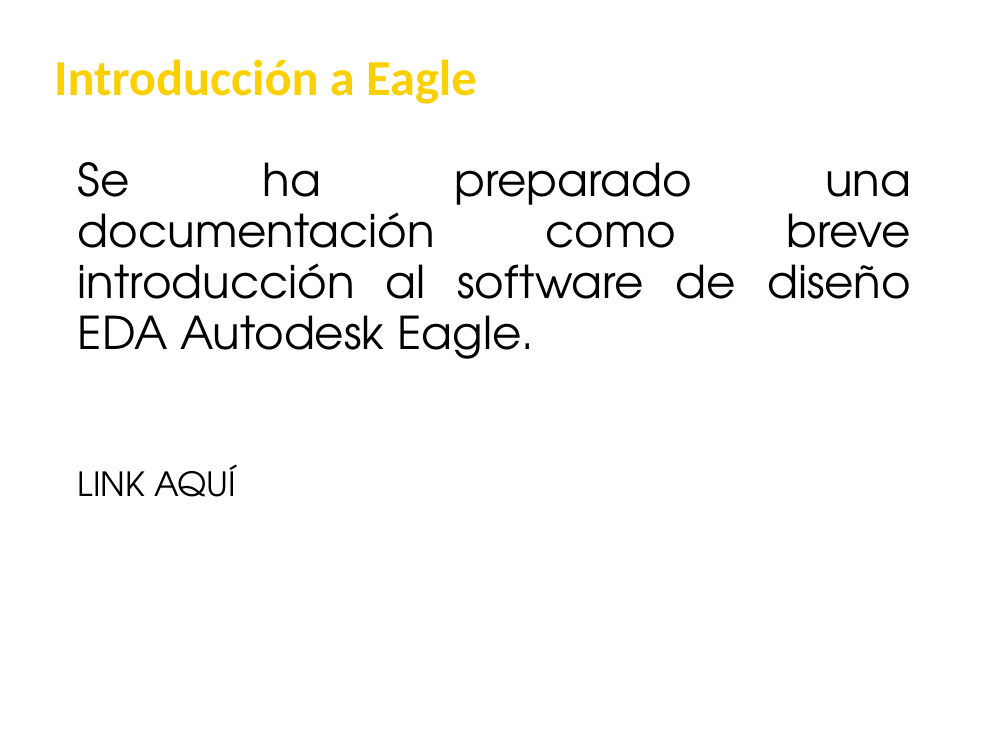
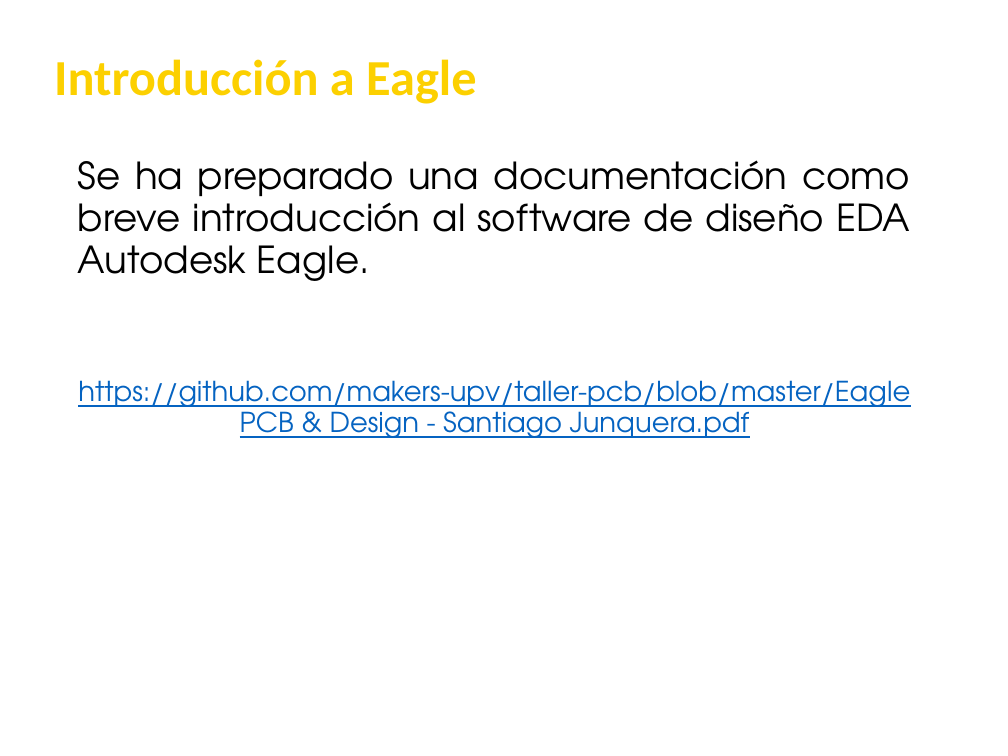
Before and after one commit to makers-upv/taller-pcb, a slide deck: slide 20 of Fabricación casera de circuitos impresos - MakersUPV.pptx. Drawn at 1008x756 pixels with LibreOffice and Linux fonts; fonts in the diff are those of the drawing; background and template pictures are left out. Boxes give left, top, right and bottom in pixels: in the first picture for what was removed or moved away, otherwise in the second. Text is boxed around its words. In the diff, an @@ line names an element or a change of style, - is before the commit and + after.

```diff
--- a/Fabricación casera de circuitos impresos - MakersUPV.pptx
+++ b/Fabricación casera de circuitos impresos - MakersUPV.pptx
@@ subtitle at box(78, 160, 910, 281): size 32.3 to 26.6 pt in "Se ha preparado una documentación como breve ..." @@
@@ subtitle at box(78, 380, 910, 438): text changed; size 23.8 to 19.6 pt; text colour #000000 to #0563C1 @@
-LINK AQUÍ
+https://github.com/makers-upv/taller-pcb/blob/master/Eagle PCB & Design - Santiago Junquera.pdf
```
Also in this commit, not shown: 4 other files.
